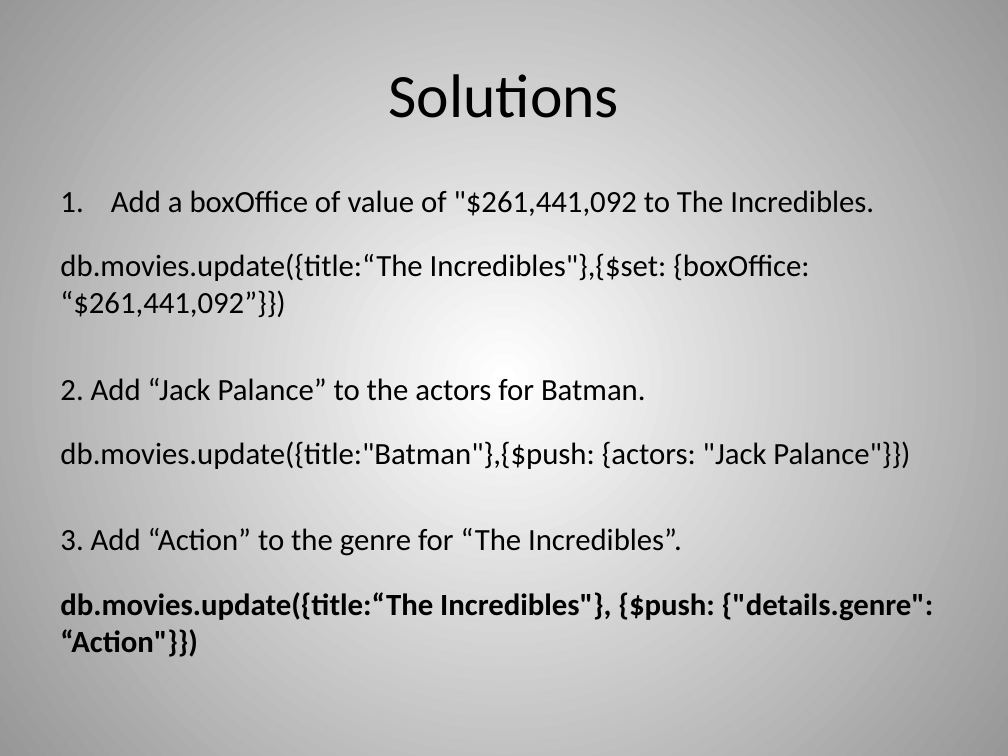
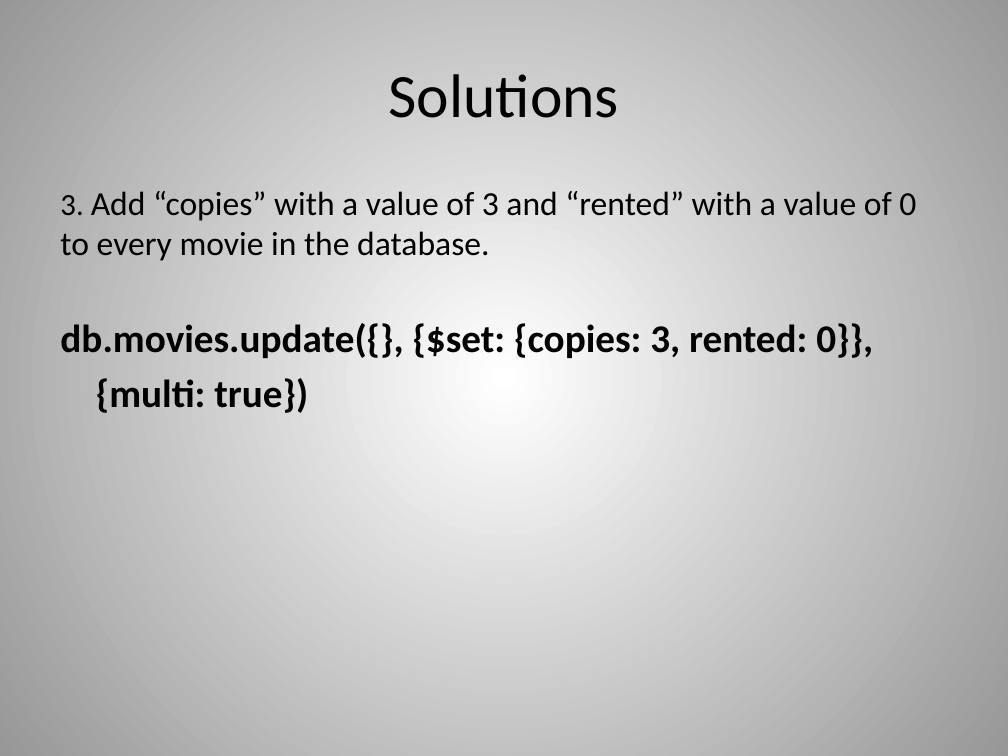
Before and after one commit to dvanvali/mongoDbPresentation, a slide deck: slide 30 of MongoDB.pptx. Drawn at 1008x756 pixels with LibreOffice and Linux fonts; fonts in the diff are those of the drawing. Boxes give left, top, right and bottom in pixels: in the first picture for what was removed or moved away, otherwise in the second. Text is boxed around its words. In the diff, an @@ line names an element or a change of style, - is before the commit and + after.

```diff
--- a/MongoDB.pptx
+++ b/MongoDB.pptx
@@ text at [60,191,916,413]: text changed; size 22 to 24 pt @@
-1. Add a boxOffice of value of "$261,441,092 to The Incredibles.
-db.movies.update({title:“The Incredibles"},{$set: {boxOffice: “$261,441,092”}})
-2. Add “Jack Palance” to the actors for Batman.
-db.movies.update({title:"Batman"},{$push: {actors: "Jack Palance"}})
-3. Add “Action” to the genre for “The Incredibles”.
-db.movies.update({title:“The Incredibles"}, {$push: {"details.genre": “Action"}})
+3. Add “copies” with a value of 3 and “rented” with a value of 0 to every movie in the database.
+db.movies.update({}, {$set: {copies: 3, rented: 0}},
+{multi: true})
```
Also in this commit, not shown: 10 other slides changed, 1 other file.
